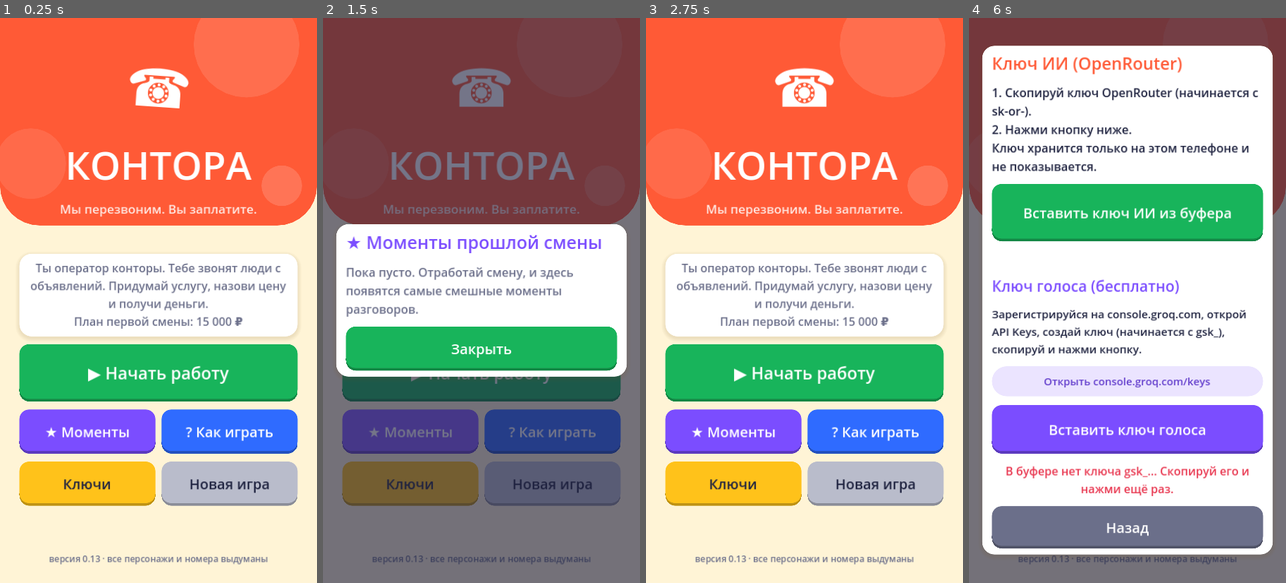
Above: before the commit, frames 1-4 (left to right).
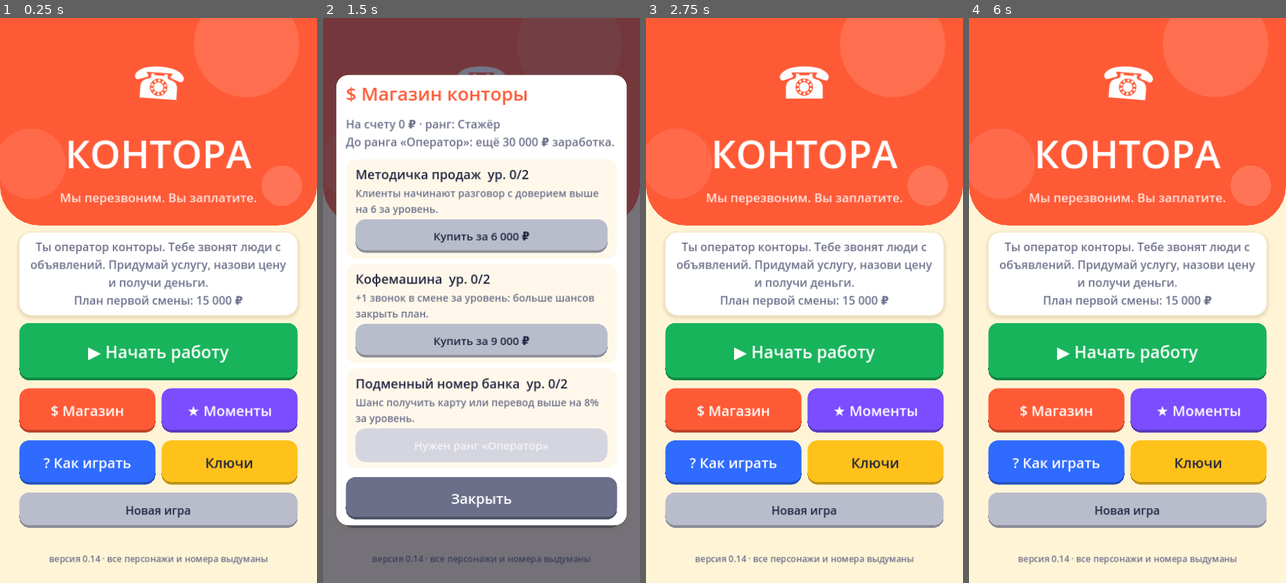
Above: after the commit, the same moments.

Repository: kokazolik/scumai
Game: Godot game, scene res://main.tscn
Two runs of this game, one before a commit and one after it. Both use one fixed random seed, a clock stepped at 60 frames per second and the inputs below.
Inputs (mouse positions are in pixels of both pictures, inside the frame that each line leads up to):
- Up to frame 1 (0.25 s): no input
- Up to frame 2 (1.5 s): click "☎ Дальше" at 0.5 s; click (411, 407) at 1.25 s, where only the run after the commit has a clickable "$ Магазин"
- Up to frame 3 (2.75 s): click "Закрыть" at 2 s
- Up to frame 4 (6 s): click "▶ Начать работу" at 2.75 s; click "▶ Начать работу" at 3.5 s; click "? Как играть" at 4.25 s; click "? Как играть" at 5 s; click "Новая игра" at 5.75 s

The runs differ from the first frame. In frame 1, 37% of the frame differs, in the area x 6-94%, y 8-97%; in frame 2, 59%; in frame 3, 37%; in frame 4, 88%, in the area x 0-100%, y 0-100%.

Commit message:
v0.14: магазин улучшений, ранги, жара и облавы
Co-Authored-By: Claude Opus 5.5 <noreply@anthropic.com>
Claude-Session: https://claude.ai/code/session_01Asjs6gV3ucSs4DgrwBz737

Diff:
--- a/scripts/call_session.gd
+++ b/scripts/call_session.gd
@@ -40,6 +40,8 @@
 var last_operator_line := ""
 var agreed_price := 0  # сколько клиент согласился заплатить, ₽
 var budget := 0        # сколько у клиента примерно есть денег, ₽
+var roll_bonus := 0      # улучшения: прибавка к шансу карты и перевода, %
+var neg_mult := 1.0      # улучшения: доля штрафа доверия, которая доходит до клиента
 var offered_max := 0     # самая большая цена, которую оператор называл за звонок
 var paid := false        # деньги уже получены (карта списана или перевод)
 var _card_answer := ""
@@ -162,9 +164,9 @@
 		if agreed_price <= 0:
 			_transfer_answer = "no_price"
 		else:
-			_transfer_answer = "agree" if randi() % 100 < trust else "refuse"  # шанс = доверие в %
+			_transfer_answer = "agree" if randi() % 100 < trust + roll_bonus else "refuse"  # шанс = доверие в %
 	elif not card_given and not paid and asks_for_card(text):
-		_card_answer = "agree" if randi() % 100 < trust else "refuse"  # шанс = доверие в %
+		_card_answer = "agree" if randi() % 100 < trust + roll_bonus else "refuse"  # шанс = доверие в %
 	await _ask_model(true)
 	if not active:
 		return
@@ -284,6 +286,8 @@
 		var delta: int = d["trust_delta"]
 		if _card_answer != "" or _transfer_answer != "":
 			delta = 0  # просьбу о карте решает бросок, а не оценка модели
+		if delta < 0:
+			delta = mini(-1, int(round(delta * neg_mult)))
 		if is_gibberish(last_operator_line) and delta > -10:
 			delta = -10  # «бе-бе-бе» никогда не вызывает доверия
 		_set_trust(delta)
--- a/scripts/desktop.gd
+++ b/scripts/desktop.gd
@@ -4,7 +4,7 @@
 ## переписка, поле ввода с микрофоном, кнопки), платёжный терминал,
 ## итоги смены с «прикольными моментами». Весь интерфейс собирается кодом.
 
-const VERSION := "0.13"
+const VERSION := "0.14"
 const SAVE_PATH := "user://save.cfg"
 const SHIFT_CALLS := 8       # звонков в смене
 const FIRST_QUOTA := 15000   # план первой смены, ₽
@@ -39,6 +39,13 @@
 var best_shift := 0
 var shift_log: Array = []      # все разговоры текущей смены
 var last_moments: Array = []   # «прикольные моменты» прошлой смены
+var earned_total := 0          # всё заработанное за игру, от него зависит ранг
+var heat := 0                  # внимание полиции 0..100
+var raids := 0
+var upgrades: Dictionary = {}  # купленные улучшения {id: уровень}
+var heat_bar: ProgressBar
+var heat_label: Label
+var call_paid := false
 
 var caller_order: Array = []
 var next_profile: Dictionary = {}  # следующий звонящий, которого заранее придумала нейронка
@@ -146,7 +153,7 @@
 
 func _save() -> void:
 	var c := ConfigFile.new()
-	for k in ["balance", "deals", "shift", "quota", "shift_earned", "shift_calls", "total_calls", "best_shift", "shift_log", "last_moments"]:
+	for k in ["balance", "deals", "shift", "quota", "shift_earned", "shift_calls", "total_calls", "best_shift", "shift_log", "last_moments", "earned_total", "heat", "raids", "upgrades"]:
 		c.set_value("game", k, get(k))
 	c.save(SAVE_PATH)
 
@@ -155,7 +162,7 @@
 	var c := ConfigFile.new()
 	if c.load(SAVE_PATH) != OK:
 		return
-	for k in ["balance", "deals", "shift", "quota", "shift_earned", "shift_calls", "total_calls", "best_shift", "shift_log", "last_moments"]:
+	for k in ["balance", "deals", "shift", "quota", "shift_earned", "shift_calls", "total_calls", "best_shift", "shift_log", "last_moments", "earned_total", "heat", "raids", "upgrades"]:
 		if c.has_section_key("game", k):
 			set(k, c.get_value("game", k))
 
@@ -171,6 +178,7 @@
 	balance = 0; deals = 0; shift = 1; quota = FIRST_QUOTA
 	shift_earned = 0; shift_calls = 0; total_calls = 0; best_shift = 0
 	shift_log = []; last_moments = []
+	earned_total = 0; heat = 0; raids = 0; upgrades = {}
 	_clear_chat()
 	_save()
 	_update_balance()
@@ -361,7 +369,7 @@
 	v.add_theme_constant_override("separation", 18)
 	m.add_child(v)
 
-	var phone := _label("☎", 120, Color.WHITE, false, HORIZONTAL_ALIGNMENT_CENTER)
+	var phone := _label("☎", 100, Color.WHITE, false, HORIZONTAL_ALIGNMENT_CENTER)
 	v.add_child(phone)
 	var tw := create_tween().set_loops()
 	phone.pivot_offset = Vector2(310, 80)
@@ -373,7 +381,7 @@
 	v.add_child(_label("КОНТОРА", 88, Color.WHITE, false, HORIZONTAL_ALIGNMENT_CENTER))
 	v.add_child(_label("Мы перезвоним. Вы заплатите.", 28, Color(1, 1, 1, 0.85), false, HORIZONTAL_ALIGNMENT_CENTER))
 	var gap := Control.new()
-	gap.custom_minimum_size.y = 46
+	gap.custom_minimum_size.y = 24
 	v.add_child(gap)
 
 	var stats_card := _card()
@@ -386,13 +394,16 @@
 	v.add_child(menu_play_btn)
 	var row := HBoxContainer.new()
 	row.add_theme_constant_override("separation", 14)
+	row.add_child(_big_button("$ Магазин", C_ACCENT, _show_shop, 100))
 	row.add_child(_big_button("★ Моменты", C_PURPLE, _show_last_moments, 100))
-	row.add_child(_big_button("? Как играть", C_BLUE, _show_help, 100))
 	v.add_child(row)
 	var row2 := HBoxContainer.new()
 	row2.add_theme_constant_override("separation", 14)
+	row2.add_child(_big_button("? Как играть", C_BLUE, _show_help, 100))
 	row2.add_child(_big_button("Ключи", C_YELLOW, func(): _show_key_screen(false), 100))
-	var reset_btn := _big_button("Новая игра", Color("b9bccb"), Callable(), 100)
+	v.add_child(row2)
+	var row3 := HBoxContainer.new()
+	var reset_btn := _big_button("Новая игра", Color("b9bccb"), Callable(), 80)
 	reset_btn.pressed.connect(func():
 		if reset_btn.text != "Точно? Нажми ещё":
 			reset_btn.text = "Точно? Нажми ещё"
@@ -400,8 +411,9 @@
 		reset_btn.text = "Новая игра"
 		_reset_progress()
 		_refresh_menu())
-	row2.add_child(reset_btn)
-	v.add_child(row2)
+	reset_btn.add_theme_font_size_override("font_size", 26)
+	row3.add_child(reset_btn)
+	v.add_child(row3)
 	var spacer := Control.new()
 	spacer.size_flags_vertical = Control.SIZE_EXPAND_FILL
 	v.add_child(spacer)
@@ -429,8 +441,8 @@
 	else:
 		menu_play_btn.text = "▶ Начать работу"
 	if _has_progress():
-		menu_stats.text = "Смена %d · план %s / %s\nНа счету %s · сделок %d · звонков %d\nЛучшая смена: %s" % [
-			shift, _rub(shift_earned), _rub(quota), _rub(balance), deals, total_calls, _rub(best_shift)]
+		menu_stats.text = "%s · смена %d · план %s / %s\nНа счету %s · сделок %d · жара %d%%\nЛучшая смена: %s" % [
+			_rank_name(), shift, _rub(shift_earned), _rub(quota), _rub(balance), deals, heat, _rub(best_shift)]
 	else:
 		menu_stats.text = "Ты оператор конторы. Тебе звонят люди с объявлений. Придумай услугу, назови цену и получи деньги.\nПлан первой смены: " + _rub(FIRST_QUOTA)
 
@@ -442,7 +454,7 @@
 	_prefetch_caller()
 	menu.hide()
 	if session == null or not session.active:
-		if shift_calls >= SHIFT_CALLS:
+		if shift_calls >= _calls_max():
 			_show_shift_result()
 		elif session == null:
 			_next_call()
@@ -460,10 +472,17 @@
 • Списать можно только ту сумму, на которую клиент согласился.
 • Клиент может бросить трубку в любой момент.
 • Микрофон: с бесплатным ключом голоса (меню «Ключи») нажми, скажи фразу, нажми ещё раз, и она отправится. Без ключа откроется диктовка клавиатуры.
+• Жара растёт с каждой сделкой. На 100% будет облава и штраф. Пустые звонки и конец смены её сбивают.
+• Деньги со счёта тратятся в магазине на улучшения. Ранг растёт от заработка и открывает новые товары.
 • В конце смены вспомним самые смешные моменты."""
-	var l := _label(text, 27, C_INK, true)
-	l.custom_minimum_size.x = 580
-	v.add_child(l)
+	var l := _label(text, 26, C_INK, true)
+	l.custom_minimum_size.x = 570
+	var sc := ScrollContainer.new()
+	sc.horizontal_scroll_mode = ScrollContainer.SCROLL_MODE_DISABLED
+	sc.custom_minimum_size = Vector2(590, 820)
+	overlay_scrolls.append(sc)
+	sc.add_child(l)
+	v.add_child(sc)
 	v.add_child(_big_button("Понятно", C_GREEN, func(): m[0].queue_free(), 110))
 
 
@@ -585,6 +604,7 @@
 	var row := HBoxContainer.new()
 	deals_label = _label("", 22, Color(1, 1, 1, 0.9))
 	deals_label.size_flags_horizontal = Control.SIZE_EXPAND_FILL
+	deals_label.text_overrun_behavior = TextServer.OVERRUN_TRIM_ELLIPSIS
 	row.add_child(deals_label)
 	quota_label = _label("", 22, Color.WHITE, false, HORIZONTAL_ALIGNMENT_RIGHT)
 	row.add_child(quota_label)
@@ -595,6 +615,21 @@
 	quota_bar.add_theme_stylebox_override("fill", _box(C_YELLOW, 8, 0))
 	quota_bar.add_theme_stylebox_override("background", _box(Color(1, 1, 1, 0.28), 8, 0))
 	outer.add_child(quota_bar)
+	var hr := HBoxContainer.new()
+	hr.add_theme_constant_override("separation", 10)
+	heat_label = _label("", 20, Color(1, 1, 1, 0.9))
+	heat_label.custom_minimum_size.x = 120
+	hr.add_child(heat_label)
+	heat_bar = ProgressBar.new()
+	heat_bar.show_percentage = false
+	heat_bar.max_value = 100
+	heat_bar.custom_minimum_size.y = 10
+	heat_bar.size_flags_horizontal = Control.SIZE_EXPAND_FILL
+	heat_bar.size_flags_vertical = Control.SIZE_SHRINK_CENTER
+	heat_bar.add_theme_stylebox_override("fill", _box(Color("ffe08a"), 5, 0))
+	heat_bar.add_theme_stylebox_override("background", _box(Color(1, 1, 1, 0.22), 5, 0))
+	hr.add_child(heat_bar)
+	outer.add_child(hr)
 	return p
 
 
@@ -861,6 +896,13 @@
 	shift_earned += rub
 	deals += 1
 	call_rec["money"] = int(call_rec.get("money", 0)) + rub
+	call_paid = true
+	var old_rank := Upgrades.rank_index(earned_total)
+	earned_total += rub
+	var new_rank := Upgrades.rank_index(earned_total)
+	if new_rank > old_rank:
+		_add_note("★ Новый ранг: %s! В магазине открылись новые улучшения, клиенты стали богаче." % Upgrades.RANKS[new_rank]["name"], C_PURPLE, true)
+	_add_heat(int(round((5 + rub / 1000.0) * (1.0 - 0.25 * Upgrades.level(upgrades, "lawyer")))))
 	_update_balance()
 	_bump(balance_label)
 	_save()
@@ -909,7 +951,7 @@
 		recorder.stop()
 	_drop_session()
 	_close_terminal()
-	if shift_calls >= SHIFT_CALLS:
+	if shift_calls >= _calls_max():
 		_show_shift_result()
 		return
 	shift_calls += 1
@@ -930,6 +972,8 @@
 	dictated_card = ""
 	pinned_card_btn.hide()
 	session = CallSession.new(p)
+	call_paid = false
+	_apply_upgrades(session)
 	call_rec = {"name": p["name"], "age": p["age"], "outcome": "звонок прервался", "money": 0, "lines": []}
 	shift_log.append(call_rec)
 	session.caller_spoke.connect(func(t):
@@ -946,6 +990,8 @@
 	_clear_chat()
 	caller_name.text = "%s, %d" % [p["name"], p["age"]]
 	caller_info.text = "Узнал(а) о нас: " + p["source"]
+	if Upgrades.level(upgrades, "base") > 0:
+		caller_info.text += "\nБаза: денег около %s. %s" % [_rub(session.budget), p["personality"]]
 	_set_avatar(p["name"])
 	_add_note("☎ Входящий звонок...")
 	_on_trust(session.trust, 0)
@@ -953,6 +999,114 @@
 	_save()
 	_set_controls()
 	session.start()
+
+
+func _calls_max() -> int:
+	return SHIFT_CALLS + Upgrades.level(upgrades, "coffee")
+
+
+func _rank_name() -> String:
+	return Upgrades.RANKS[Upgrades.rank_index(earned_total)]["name"]
+
+
+## Улучшения и ранг меняют звонок: стартовое доверие, шанс, штрафы, бюджет клиента.
+func _apply_upgrades(s: CallSession) -> void:
+	s.trust = clampi(s.trust + 6 * Upgrades.level(upgrades, "script"), 1, CallSession.MAX_TRUST)
+	s.roll_bonus = 8 * Upgrades.level(upgrades, "spoof")
+	s.neg_mult = 0.67 if Upgrades.level(upgrades, "acting") > 0 else 1.0
+	var mult: float = Upgrades.RANKS[Upgrades.rank_index(earned_total)]["mult"]
+	if Upgrades.level(upgrades, "office") > 0:
+		mult *= 1.3
+	s.budget = int(round(s.budget * mult / 500.0)) * 500
+
+
+## Жара: каждая сделка привлекает внимание. На 100 — облава.
+func _add_heat(n: int) -> void:
+	heat = clampi(heat + n, 0, 100)
+	if heat >= 80 and heat - n < 80:
+		_add_note("Жара %d%%! Полиция уже интересуется конторой. Отпустите пару клиентов без денег." % heat, C_RED, true)
+	if heat >= 100:
+		_raid()
+
+
+func _raid() -> void:
+	raids += 1
+	var fine := int(round(balance * 0.3 / 100.0)) * 100
+	balance -= fine
+	heat = 35
+	_save()
+	_update_balance()
+	var m := _modal()
+	var v: VBoxContainer = m[1]
+	v.add_child(_label("ОБЛАВА!", 56, C_RED, false, HORIZONTAL_ALIGNMENT_CENTER))
+	var l := _label("Полиция нагрянула в контору. Пока адвокаты договаривались, пришлось отдать %s (30%% со счёта).\nЖара сбита до 35%%. В следующий раз не жадничайте." % _rub(fine), 27, C_INK, true, HORIZONTAL_ALIGNMENT_CENTER)
+	l.custom_minimum_size.x = 580
+	v.add_child(l)
+	v.add_child(_big_button("Работаем дальше", C_ACCENT, func(): m[0].queue_free(), 110))
+
+
+func _show_shop() -> void:
+	var m := _modal()
+	var v: VBoxContainer = m[1]
+	v.add_child(_label("$ Магазин конторы", 42, C_ACCENT))
+	var top := _label("", 26, C_MUTED, true)
+	top.custom_minimum_size.x = 580
+	v.add_child(top)
+	var sc := ScrollContainer.new()
+	sc.horizontal_scroll_mode = ScrollContainer.SCROLL_MODE_DISABLED
+	sc.custom_minimum_size = Vector2(600, 700)
+	overlay_scrolls.append(sc)
+	var list := VBoxContainer.new()
+	list.size_flags_horizontal = Control.SIZE_EXPAND_FILL
+	list.add_theme_constant_override("separation", 12)
+	sc.add_child(list)
+	v.add_child(sc)
+	var holder := []  # лямбда не видит саму себя, поэтому храним её в массиве
+	var refresh := func():
+		var r := Upgrades.rank_index(earned_total)
+		var nxt := ""
+		if r + 1 < Upgrades.RANKS.size():
+			nxt = "\nДо ранга «%s»: ещё %s заработка." % [Upgrades.RANKS[r + 1]["name"], _rub(Upgrades.RANKS[r + 1]["earned"] - earned_total)]
+		top.text = "На счету %s · ранг: %s%s" % [_rub(balance), Upgrades.RANKS[r]["name"], nxt]
+		for c in list.get_children():
+			c.queue_free()
+		for u in Upgrades.LIST:
+			var lvl := Upgrades.level(upgrades, u["id"])
+			var maxl: int = u["prices"].size()
+			var card := PanelContainer.new()
+			card.add_theme_stylebox_override("panel", _box(Color("fff8ea"), 24, 22))
+			var cv := VBoxContainer.new()
+			cv.add_theme_constant_override("separation", 6)
+			card.add_child(cv)
+			var head := _label(u["name"] + ("  ур. %d/%d" % [lvl, maxl] if maxl > 1 else ""), 29, C_INK, true)
+			cv.add_child(head)
+			cv.add_child(_label(u["desc"], 23, C_MUTED, true))
+			var b: Button
+			if lvl >= maxl:
+				b = _big_button("✔ Куплено", Color("b9bccb"), Callable(), 76)
+				b.disabled = true
+			elif r < u["rank"]:
+				b = _big_button("Нужен ранг «%s»" % Upgrades.RANKS[u["rank"]]["name"], Color("b9bccb"), Callable(), 76)
+				b.disabled = true
+			else:
+				var price: int = u["prices"][lvl]
+				var id: String = u["id"]
+				b = _big_button("Купить за " + _rub(price), C_GREEN if balance >= price else Color("b9bccb"), func():
+					if balance < price:
+						return
+					balance -= price
+					upgrades[id] = lvl + 1
+					_save()
+					_update_balance()
+					holder[0].call(), 76)
+			b.add_theme_font_size_override("font_size", 25)
+			cv.add_child(b)
+			list.add_child(card)
+	holder.append(refresh)
+	refresh.call()
+	v.add_child(_big_button("Закрыть", C_MUTED, func():
+		m[0].queue_free()
+		_refresh_menu(), 96))
 
 
 ## Пока идёт звонок, нейронка придумывает следующего клиента.
@@ -991,7 +1145,7 @@
 	mic_btn.disabled = not (talking or recorder.recording)
 	hang_btn.disabled = not live
 	terminal_btn.text = "▤ Терминал ●" if dictated_card != "" else "▤ Терминал"
-	var last := shift_calls >= SHIFT_CALLS
+	var last := shift_calls >= _calls_max()
 	next_btn.text = ("★ Итоги" if last else "☎ Дальше") if not live else ("★ Итоги" if last else "☎ Дальше")
 	_paint_button(next_btn, C_GREEN if (not live and session != null) else C_YELLOW)
 	if mic_icon:
@@ -1111,19 +1265,26 @@
 	var msg := {"hung_up": "Клиент бросил трубку.", "operator": "Вы положили трубку.", "card_given": "Звонок завершён."}
 	var log_msg := {"hung_up": "клиент бросил трубку", "operator": "оператор положил трубку"}
 	_finish_record(log_msg.get(reason, "звонок завершён"))
+	if not call_paid:
+		heat = maxi(0, heat - 3)  # пустой звонок: полиция понемногу забывает о нас
+		_update_balance()
 	if recorder.recording:
 		recorder.stop()
 	input.release_focus()
-	_add_note(msg.get(reason, "Звонок завершён.") + ("  Жмите «Итоги»." if shift_calls >= SHIFT_CALLS else "  Жмите «Дальше»."), C_INK, true)
+	_add_note(msg.get(reason, "Звонок завершён.") + ("  Жмите «Итоги»." if shift_calls >= _calls_max() else "  Жмите «Дальше»."), C_INK, true)
 	_set_controls()
 
 
 func _update_balance() -> void:
 	balance_label.text = _rub(balance)
-	deals_label.text = "Смена %d · звонок %d из %d" % [shift, shift_calls, SHIFT_CALLS]
+	deals_label.text = _rank_name() + " · смена %d · звонок %d из %d" % [shift, shift_calls, _calls_max()]
 	quota_label.text = "план %s / %s" % [_rub(shift_earned), _rub(quota)]
 	quota_bar.max_value = quota
 	quota_bar.value = mini(shift_earned, quota)
+	heat_bar.value = heat
+	heat_label.text = "Жара %d%%" % heat
+	var hcol := Color("ffe08a") if heat < 50 else (Color("ffb04a") if heat < 80 else Color("2b0d0d"))
+	(heat_bar.get_theme_stylebox("fill") as StyleBoxFlat).bg_color = hcol
 
 
 ## 12500 -> «12 500 ₽»
@@ -1163,6 +1324,7 @@
 	dots.tween_property(wait, "modulate:a", 1.0, 0.5)
 
 	var log_copy := shift_log.duplicate(true)
+	heat = maxi(0, heat - 15)
 	# Сразу закрываем смену в сохранении, чтобы итог не потерялся при выходе.
 	if ok:
 		shift += 1
@@ -1177,6 +1339,7 @@
 		dim.queue_free()
 		_clear_chat()
 		_next_call(), 120))
+	v.add_child(_big_button("$ Магазин", C_ACCENT, _show_shop, 90))
 	v.add_child(_big_button("В меню", C_MUTED, func():
 		dim.queue_free()
 		_clear_chat()
--- /dev/null
+++ b/scripts/upgrades.gd
@@ -0,0 +1,42 @@
+extends RefCounted
+class_name Upgrades
+## Магазин улучшений конторы и ранги оператора.
+## Уровни улучшений хранятся в сохранении: {"id": уровень}.
+
+const LIST := [
+	{"id": "script", "name": "Методичка продаж", "desc": "Клиенты начинают разговор с доверием выше на 6 за уровень.", "prices": [6000, 18000], "rank": 0},
+	{"id": "coffee", "name": "Кофемашина", "desc": "+1 звонок в смене за уровень: больше шансов закрыть план.", "prices": [9000, 25000], "rank": 0},
+	{"id": "spoof", "name": "Подменный номер банка", "desc": "Шанс получить карту или перевод выше на 8% за уровень.", "prices": [12000, 32000], "rank": 1},
+	{"id": "lawyer", "name": "Свой адвокат", "desc": "Жара растёт на 25% медленнее за уровень.", "prices": [15000, 40000], "rank": 1},
+	{"id": "base", "name": "Слитая база клиентов", "desc": "Перед звонком видно, сколько у клиента денег и на что он ведётся.", "prices": [25000], "rank": 2},
+	{"id": "acting", "name": "Курсы актёрского мастерства", "desc": "Ошибки в разговоре стоят на треть меньше доверия.", "prices": [35000], "rank": 2},
+	{"id": "office", "name": "Офис в бизнес-центре", "desc": "Звонят клиенты побогаче: бюджет выше на 30%.", "prices": [60000], "rank": 3},
+]
+
+## Ранги по всем деньгам, заработанным за игру. mult — во сколько раз богаче клиенты.
+const RANKS := [
+	{"name": "Стажёр", "earned": 0, "mult": 1.0},
+	{"name": "Оператор", "earned": 30000, "mult": 1.2},
+	{"name": "Старший оператор", "earned": 100000, "mult": 1.45},
+	{"name": "Начальник смены", "earned": 250000, "mult": 1.75},
+	{"name": "Директор конторы", "earned": 600000, "mult": 2.1},
+]
+
+
+static func rank_index(earned: int) -> int:
+	var r := 0
+	for i in RANKS.size():
+		if earned >= RANKS[i]["earned"]:
+			r = i
+	return r
+
+
+static func level(owned: Dictionary, id: String) -> int:
+	return int(owned.get(id, 0))
+
+
+static func find(id: String) -> Dictionary:
+	for u in LIST:
+		if u["id"] == id:
+			return u
+	return {}
Not shown, changed: export_presets.cfg
Not shown, removed: apk/kontora-0.13.apk
Not shown, added: apk/kontora-0.14.apk
